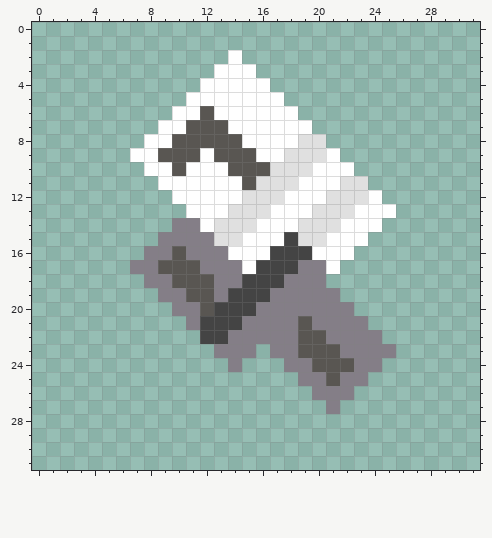
Pixel-art sprite -- sprites/items/alu.png. This is how it looked before the edit.
The file is 32x32 pixels.
The result:
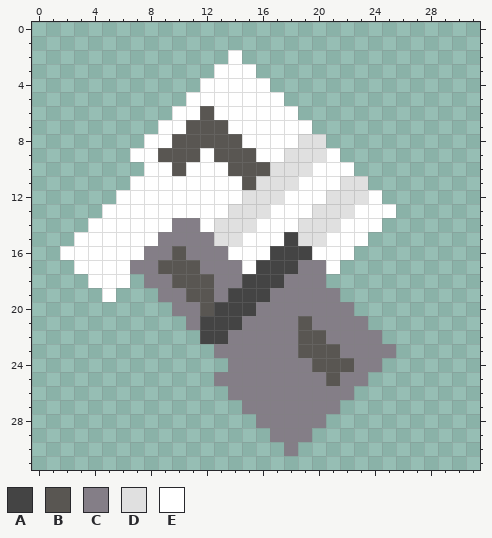
Palette (. is transparent): A #444444  B #595652  C #847e87  D #e0e0e0  E #ffffff
The author wrote: More alu resizing smh
From old to new:
There is now colour C in row 23 at x 16; in row 24 at x 15 to 17; in row 25 at x 13 to 18; in row 26 at x 14 to 19; in row 27 at x 15 to 20; in row 28 at x 16 to 20.
There is now colour C in row 29 at x 17 to 19; in row 30 at x 18.
There is now colour E in row 11 at x 7 to 8; in row 12 at x 6 to 9; in row 13 at x 5 to 10; in row 14 at x 4 to 9; in row 15 at x 3 to 8; in row 16 at x 2 to 7.
There is now colour E in row 17 at x 3 to 6; in row 18 at x 4 to 6; in row 19 at x 5.
